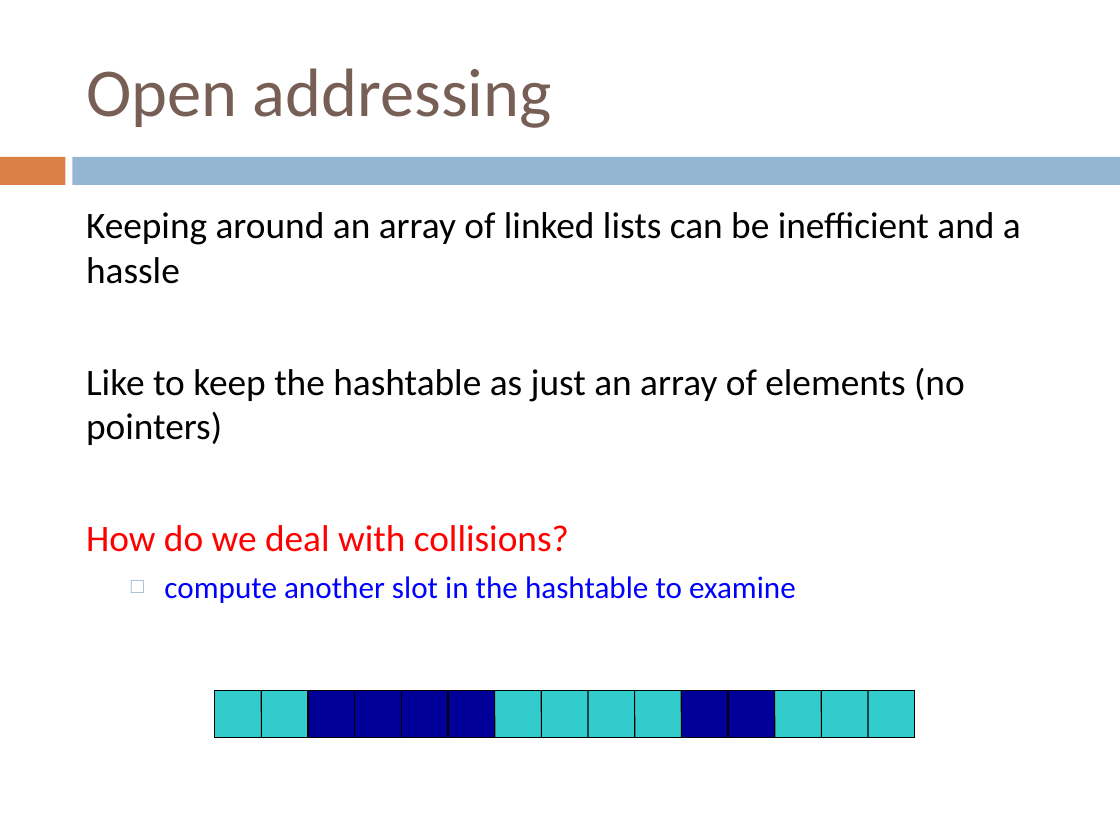
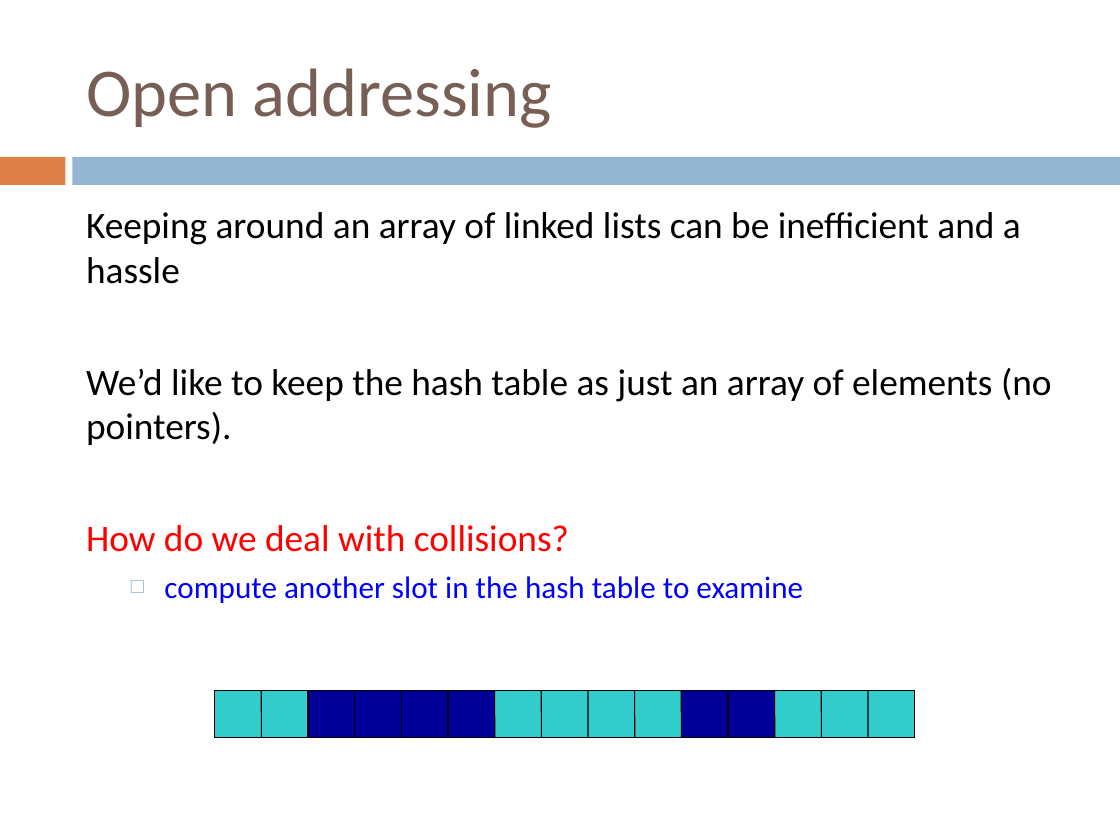
Before and after one commit to Collins-kariuk/Algorithms, a slide deck: slide 55 of Lectures/Lecture 16_Hashtables.pptx (slide 56 before the commit). Drawn at 1120x840 pixels with LibreOffice and Linux fonts; fonts in the diff are those of the drawing. Boxes give left, top, right and bottom in pixels: in the first picture for what was removed or moved away, otherwise in the second. Text is boxed around its words. In the diff, an @@ line names an element or a change of style, - is before the commit and + after.

Commit message:
Review Lecture 16_Hashtables

```diff
--- a/Lectures/Lecture 16_Hashtables.pptx
+++ b/Lectures/Lecture 16_Hashtables.pptx
@@ text at bbox=[86, 368, 1052, 445]: text changed @@
-Like to keep the hashtable as just an array of elements (no pointers)
+We’d like to keep the hash table as just an array of elements (no pointers).
@@ text at bbox=[164, 576, 803, 603]: spaces changed @@
-  □ compute another slot in the hashtable to examine
+  □ compute another slot in the hash table to examine
```
Also in this commit, not shown: 24 other slides changed, 1 slide removed.
